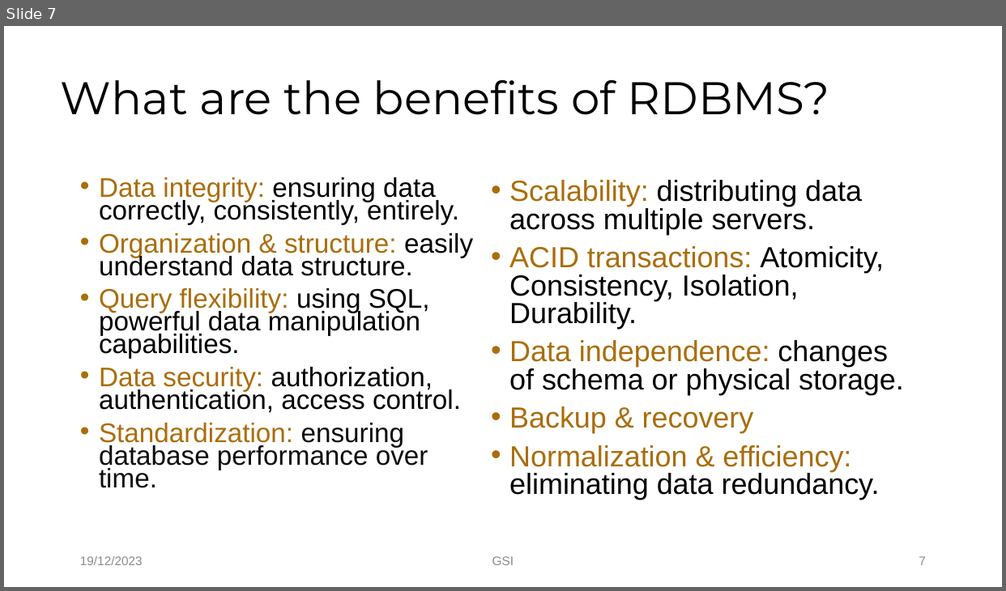
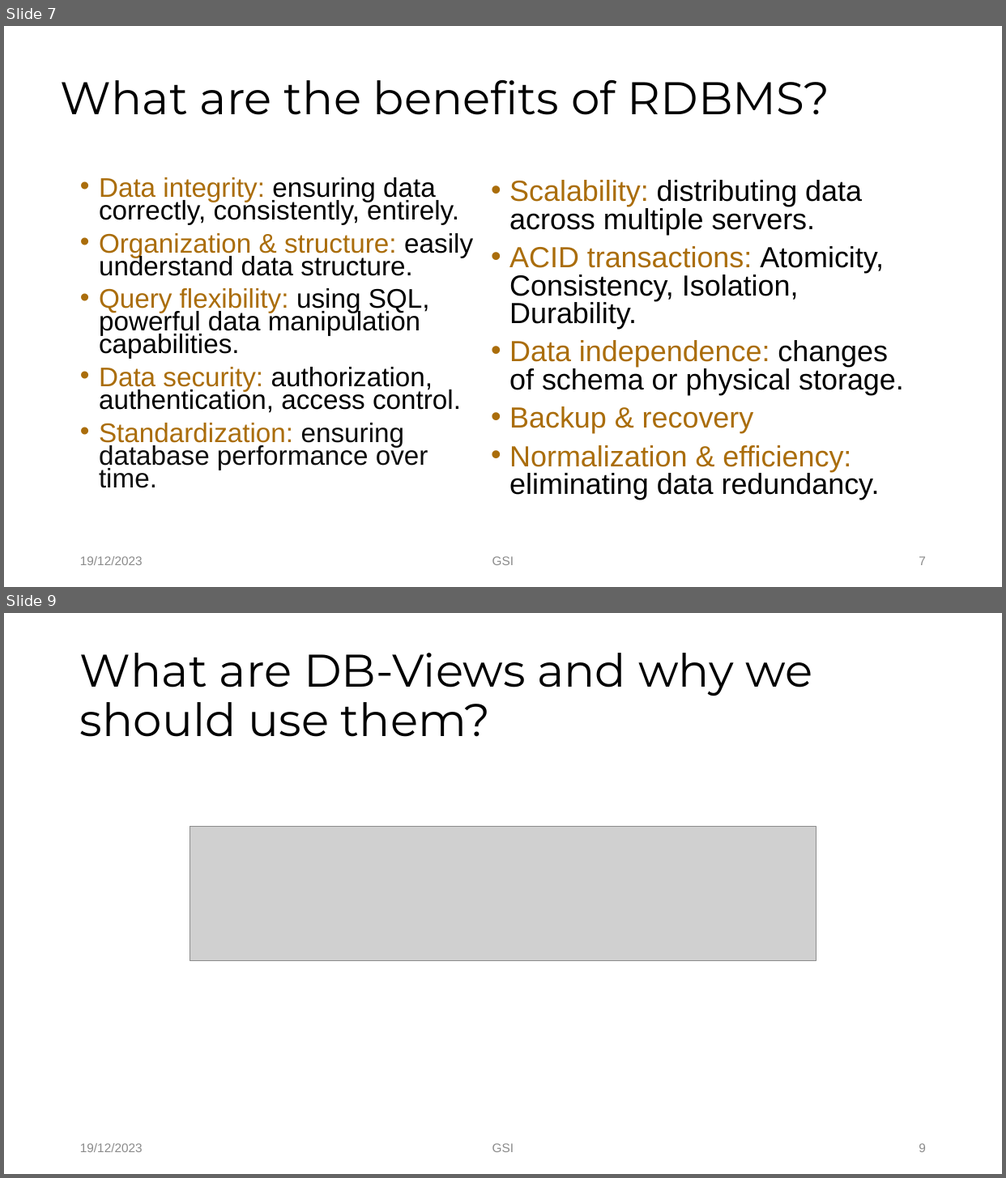
Before and after one commit to Tuyen92/my_bag, a slide deck: sprint.review.20231219_Tuyen.pptx. Shown one above the other, each under a label of ours: slide 7 before the commit, slides 7 and 9 after it; the slides between them are not shown. The pictures are 1006x591 and 1006x1178 pixels, drawn with LibreOffice and Linux fonts; fonts in the diff are those of the drawing; grey boxes stand for pictures; background and template pictures are left out. Boxes give left, top, right and bottom in pixels: in the first picture for what was removed or moved away, otherwise in the second. Text is boxed around its words. In the diff, an @@ line names an element or a change of style, - is before the commit and + after.

```diff
--- a/sprint.review.20231219_Tuyen.pptx
+++ b/sprint.review.20231219_Tuyen.pptx
@@ slide 9 added at box(4, 613, 1002, 1174), background #FFFFFF @@
@@ title added at box(80, 653, 813, 737), 44 pt, text #000000 @@
+What are DB-Views and why we should use them?
@@ picture added at box(190, 827, 816, 961) @@
@@ text added at box(80, 1144, 143, 1152), 12 pt, text #8C8C8C @@
+19/12/2023
@@ text added at box(492, 1144, 513, 1152), 12 pt, text #8C8C8C @@
+GSI
@@ page number added at box(918, 1144, 926, 1152), 12 pt, text #8C8C8C @@
+9
```
Also in this commit, not shown: 1 slide changed.
